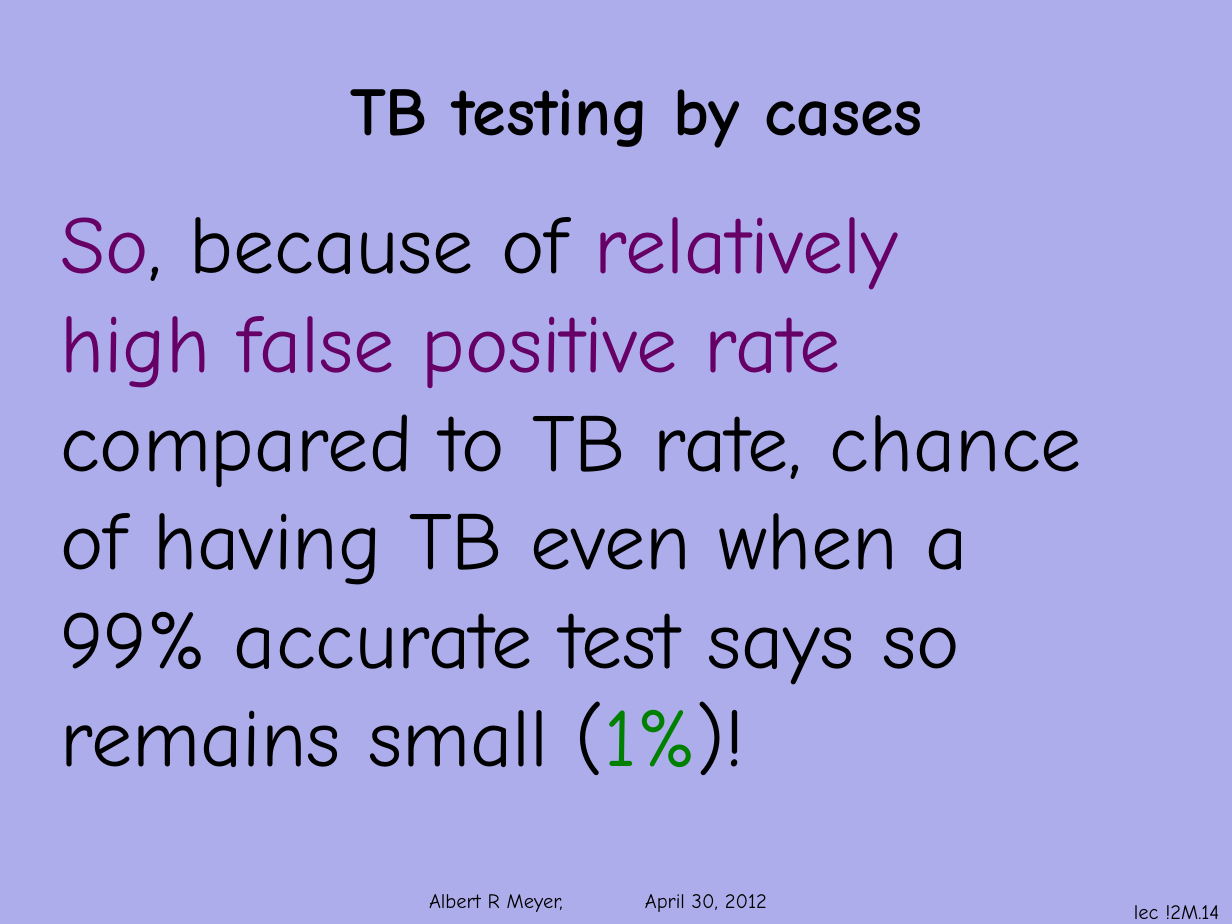
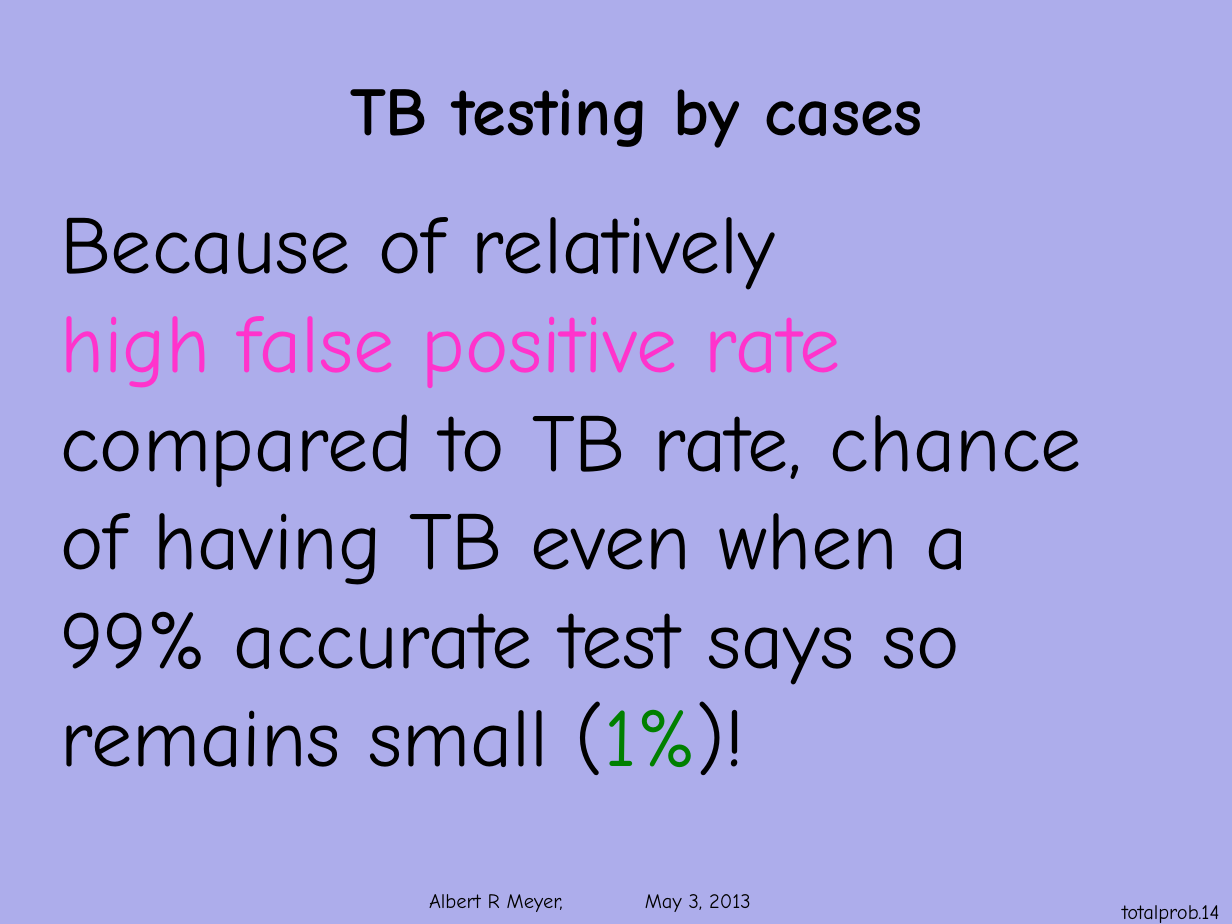
Before and after one commit to armeyer/mcs_web, a slide deck: slide 14 of spring13/slides13/total-probability.pptx. Drawn at 1232x924 pixels with LibreOffice and Linux fonts; fonts in the diff are those of the drawing; background and template pictures are left out. Boxes give left, top, right and bottom in pixels: in the first picture for what was removed or moved away, otherwise in the second. Text is boxed around its words. In the diff, an @@ line names an element or a change of style, - is before the commit and + after.

Commit message:
format total-probability.pptx

```diff
--- a/spring13/slides13/total-probability.pptx
+++ b/spring13/slides13/total-probability.pptx
@@ text at (60,217,775,290): text changed; text colour #660066 to #000000 @@
-So, because of relatively
+Because of relatively
@@ text at (60,316,841,388): text colour #660066 to #FF33CC in "high false positive rate" @@
@@ text at (429,894,751,912): text changed @@
-Albert R Meyer, April 30, 2012
+Albert R Meyer, May 3, 2013
@@ page number at (1122,905,1219,923): text changed @@
-lec !2M.14
+totalprob.14
```
Also in this commit, not shown: 14 other slides changed.
